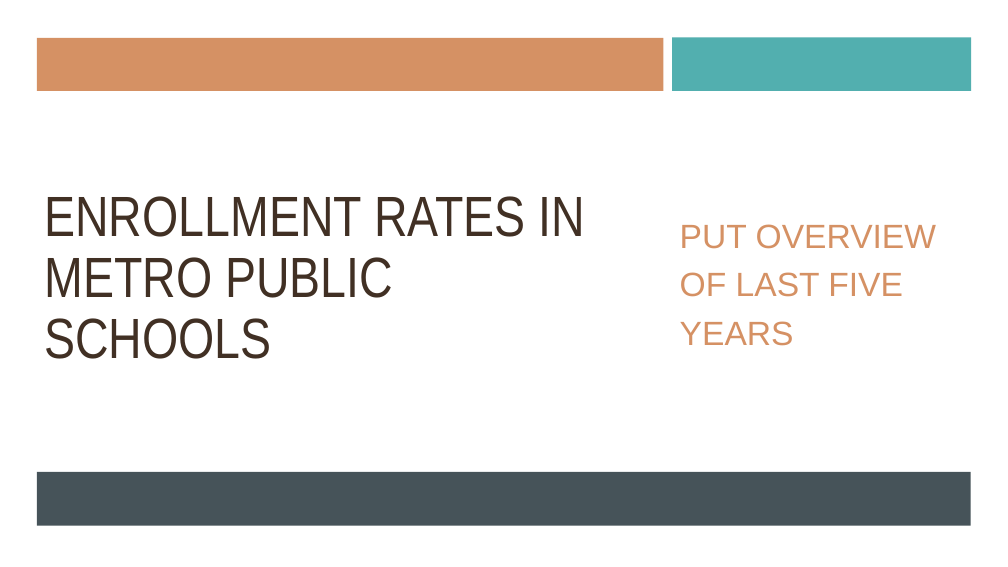
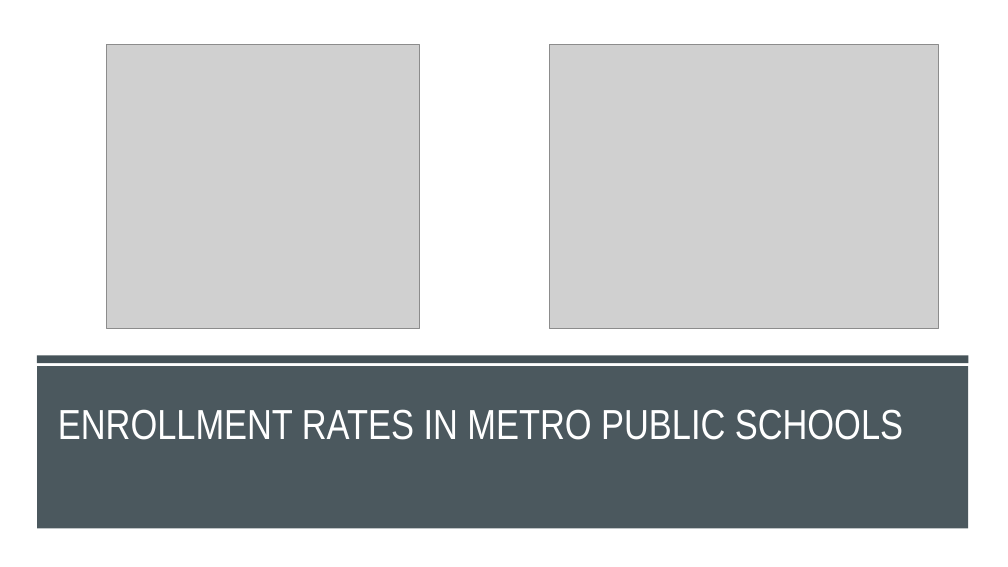
Before and after one commit to ericahen/capstone-da12, a slide deck: slide 6 of presentation/presentation.pptx (slide 5 before the commit). Drawn at 1008x567 pixels with LibreOffice and Linux fonts; fonts in the diff are those of the drawing; grey boxes stand for pictures. Boxes give left, top, right and bottom in pixels: in the first picture for what was removed or moved away, otherwise in the second. Text is boxed around its words. In the diff, an @@ line names an element or a change of style, - is before the commit and + after.

```diff
--- a/presentation/presentation.pptx
+++ b/presentation/presentation.pptx
@@ rectangle removed at [37, 38, 664, 91] @@
@@ picture added at [107, 45, 419, 329] @@
@@ picture added at [549, 45, 938, 329] @@
@@ rectangle removed at [672, 38, 971, 91] @@
@@ text removed at [680, 224, 936, 346] @@
-PUT OVERVIEW OF LAST FIVE YEARS
@@ rectangle added at [37, 355, 969, 363], fill #465359 @@
@@ rectangle: place and size @@
-rectangle at [37, 472, 971, 526]
+rectangle at [37, 366, 968, 529]
@@ rectangle at [37, 366, 968, 529]: fill #465359 to #465359 at 97% opacity @@
@@ title "ENROLLMENT RATES IN METRO PUBLIC ...": place and size @@
-title "ENROLLMENT RATES IN METRO PUBLIC ..." at [44, 196, 584, 359]
+title "ENROLLMENT RATES IN METRO PUBLIC ..." at [58, 409, 903, 440]
@@ title "ENROLLMENT RATES IN METRO PUBLIC ..." at [58, 409, 903, 440]: size 54 to 40 pt, text colour #413024 to #FFFFFF; vertical alignment middle to bottom @@
```
Also in this commit, not shown: 4 other slides changed, 6 slides added, 7 slides removed.
